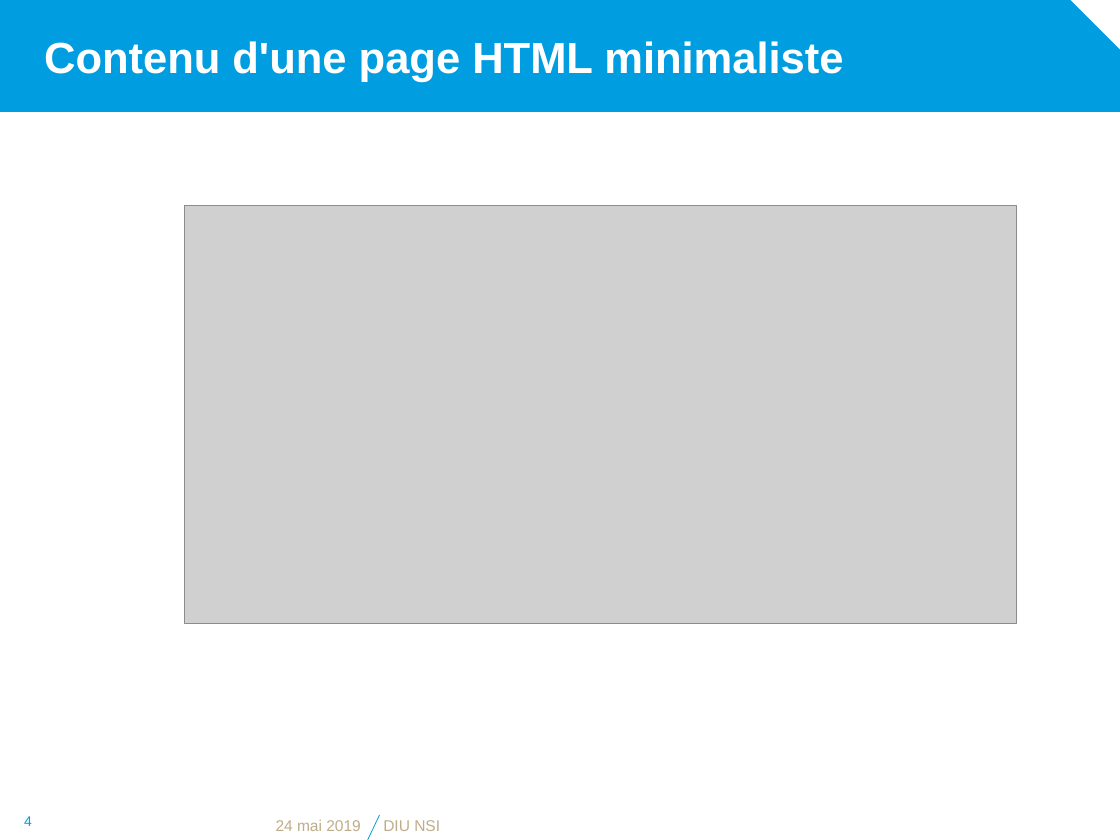
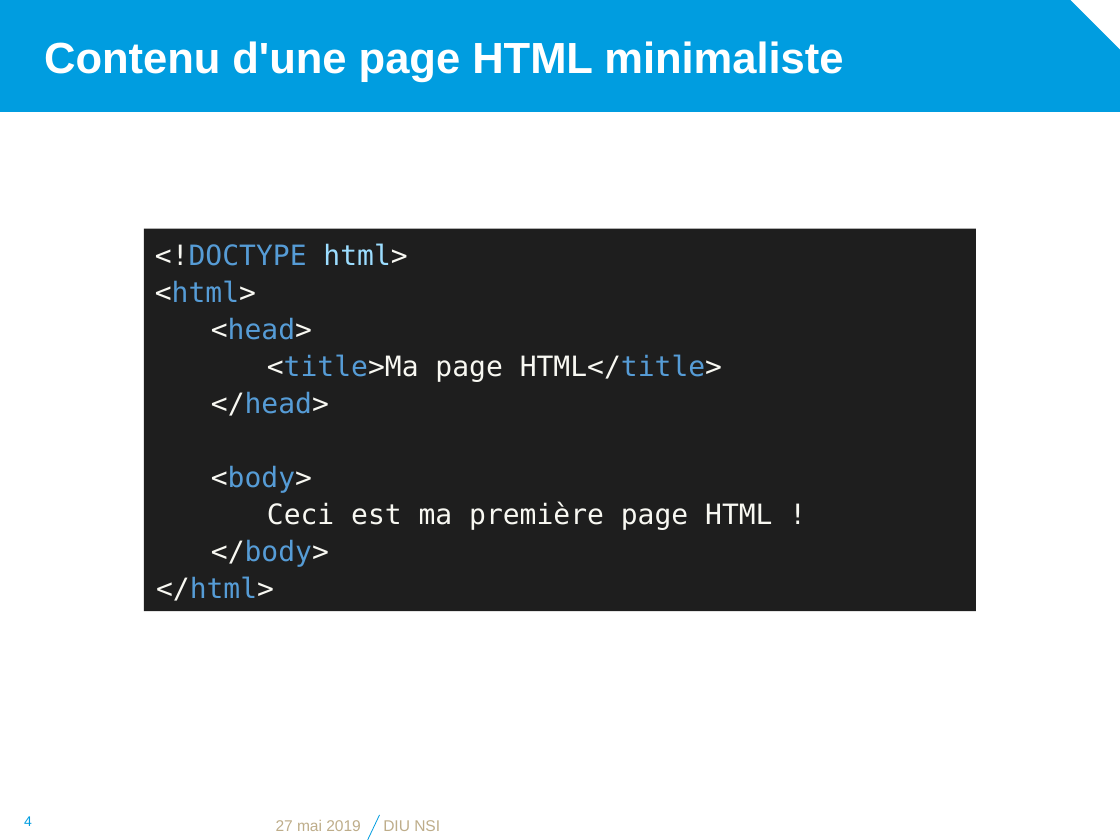
Before and after one commit to diu-uf-bordeaux/bloc1, a slide deck: slide 4 of web/1-HTML/html.pptx. Drawn at 1120x840 pixels with LibreOffice and Linux fonts; fonts in the diff are those of the drawing; grey boxes stand for pictures; background and template pictures are left out. Boxes give left, top, right and bottom in pixels: in the first picture for what was removed or moved away, otherwise in the second. Text is boxed around its words. In the diff, an @@ line names an element or a change of style, - is before the commit and + after.

```diff
--- a/web/1-HTML/html.pptx
+++ b/web/1-HTML/html.pptx
@@ picture removed at (184,205,1016,624) @@
@@ rectangle added at (144,228,977,612), fill #1E1E1E, 18 pt, text #F8F8F2 @@
+<!DOCTYPE html>
+<html>
+<head>
+<title>Ma page HTML</title>
+  </head>
+  <body>
+  Ceci est ma première page HTML !
+  </body>
+  </html>
@@ text at (276,820,361,831): text changed @@
-24 mai 2019
+27 mai 2019
```
Also in this commit, not shown: 6 other slides changed, 1 other file.
